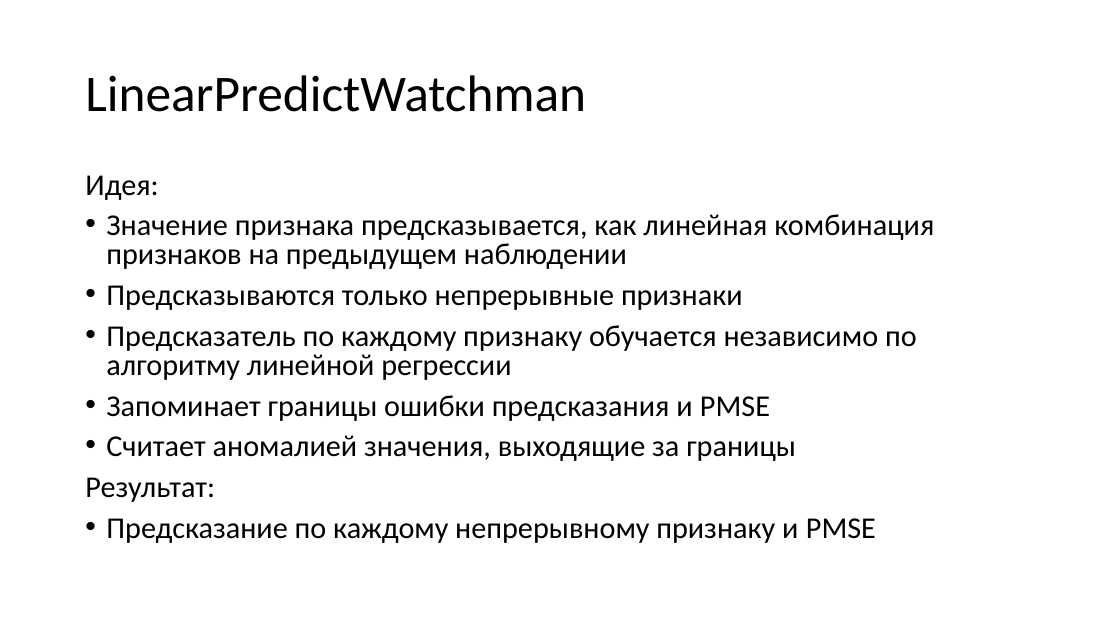
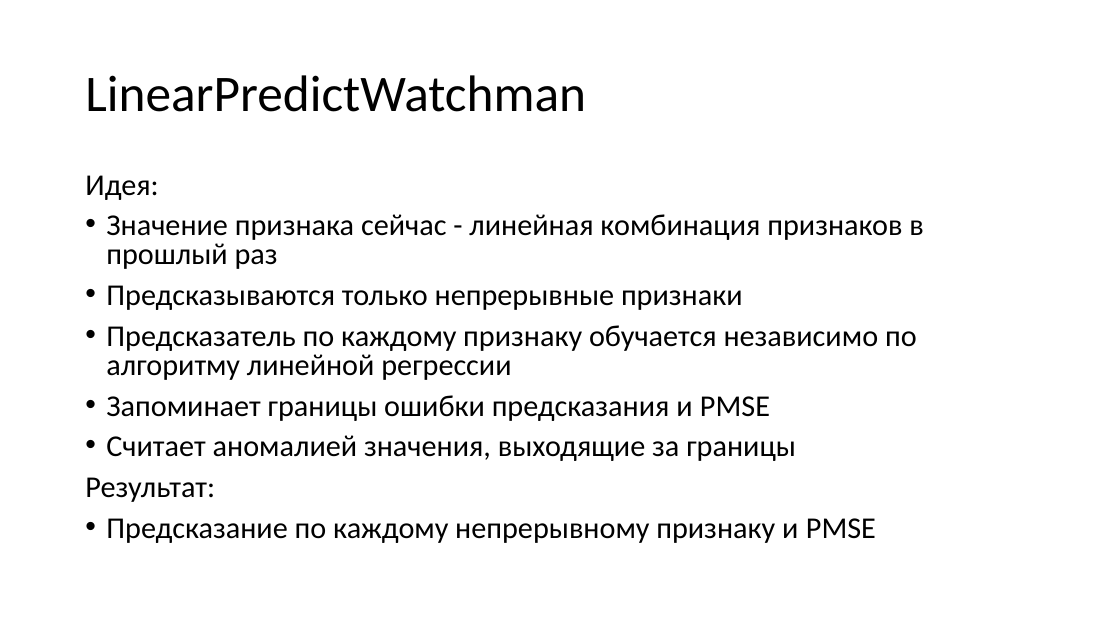
Before and after one commit to sau114/skillfactory_rds, a slide deck: slide 19 of module_final/story.pptx (slide 15 before the commit). Drawn at 1120x630 pixels with LibreOffice and Linux fonts; fonts in the diff are those of the drawing. Boxes give left, top, right and bottom in pixels: in the first picture for what was removed or moved away, otherwise in the second. Text is boxed around its words. In the diff, an @@ line names an element or a change of style, - is before the commit and + after.

```diff
--- a/module_final/story.pptx
+++ b/module_final/story.pptx
@@ text at (106,214,923,269): text changed @@
-• Значение признака предсказывается, как линейная комбинация признаков на предыдущем наблюдении
+• Значение признака сейчас - линейная комбинация признаков в прошлый раз
```
Also in this commit, not shown: 16 other slides changed, 8 slides added, 1 slide removed, 2 other files.
